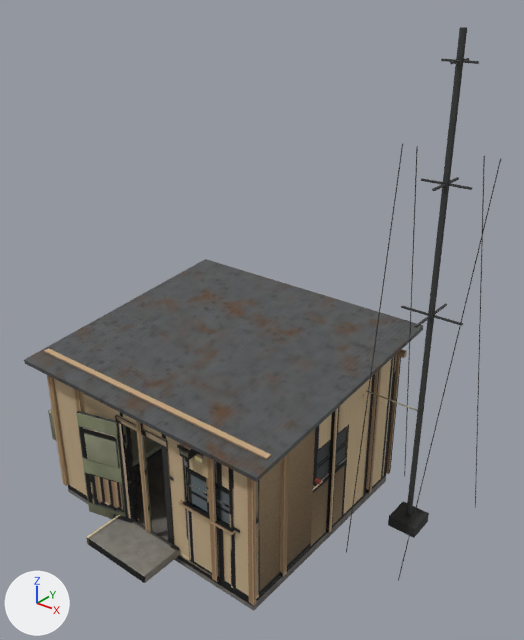
The glTF model sp-data/d_radio.glb as it was, and as the next commit left it.
Both versions are drawn from a 50 mm camera at (7.41, -8.25, 8.68) aimed at (0.79, 0.03, 3.55). The lights are fixed; the arrows at lower left show +X, +Y and +Z. The first picture is the older version. Where no turn or scale is listed for an object, it has been applied to the vertices. Vertices at exactly the same position are counted once.

The scene before the commit, as lines of its bpy script (objects in view):
```python
me_bldr_roof = bpy.data.meshes.new('BldR_Roof')
me_bldr_roof.from_pydata(...)  # 128 vertices, 196 faces; spans x -3.26..3.26, y -2.29..2.29, z -4.03..4.03
me_bldr_roof.materials.append(mat_baked_bldr_roof)  # picture img_bldr_roof
me_bldr_shell = bpy.data.meshes.new('BldR_Shell')
me_bldr_shell.from_pydata(...)  # 720 vertices, 1268 faces; spans x -3.47..3.43, y -2.6..2.26, z -1.4..1.4
me_bldr_shell.materials.append(mat_baked_bldr_shell)  # picture img_bldr_shell
ob_bldr_roof = bpy.data.objects.new('BldR_Roof', me_bldr_roof)
ob_bldr_roof.location = (0.71, 0.0, 3.97)
ob_bldr_shell = bpy.data.objects.new('BldR_Shell', me_bldr_shell)
ob_bldr_shell.location = (-0.18, -0.2, 1.2)
```
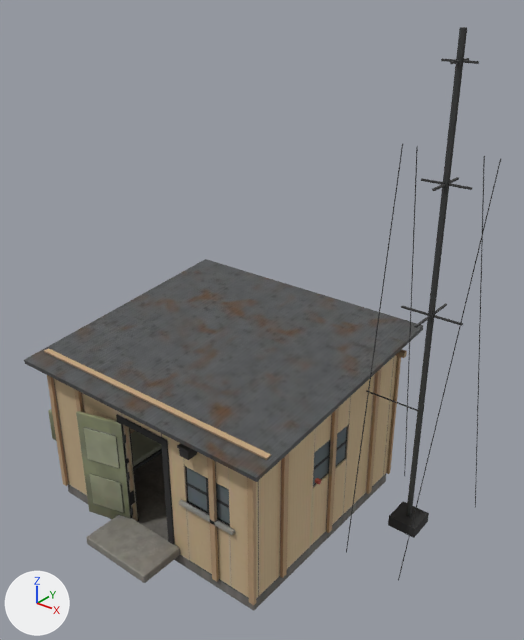
Boxes (x1, y1, x2, y2) around the edits, measured in the pictures (524 x 640 px):
part 1 of me_bldr_shell, deleted (brown)
    before: (136, 421, 152, 532)
part 2 of me_bldr_shell, surface changed (lighter)
    both: (52, 355, 418, 609)

Diff of the bpy script that builds the scene:
```diff
--- a/sp-data/d_radio.glb.py
+++ b/sp-data/d_radio.glb.py
@@ me_bldr_shell @@
 # used by ob_bldr_shell; location = (-0.18, -0.2, 1.2)
-me_bldr_shell.from_pydata(...)  # 720 vertices, 1268 faces; spans x -3.47..3.43, y -2.6..2.26, z -1.4..1.4
+me_bldr_shell.from_pydata(...)  # 712 vertices, 1256 faces; spans x -3.47..3.43, y -2.6..2.26, z -1.4..1.4
+# me_bldr_shell part 1: the loose piece of 8 vertices spanning x 0.13..0.23, y -1.86..-1.8, z -1.2..1.4 is deleted
+# me_bldr_shell part 2: 886 kept faces spanning x -3.47..3.43, y -2.6..2.26, z -1.4..1.4 get new texture (UV) coordinates
 me_bldr_shell.materials.append(mat_baked_bldr_shell)
```
